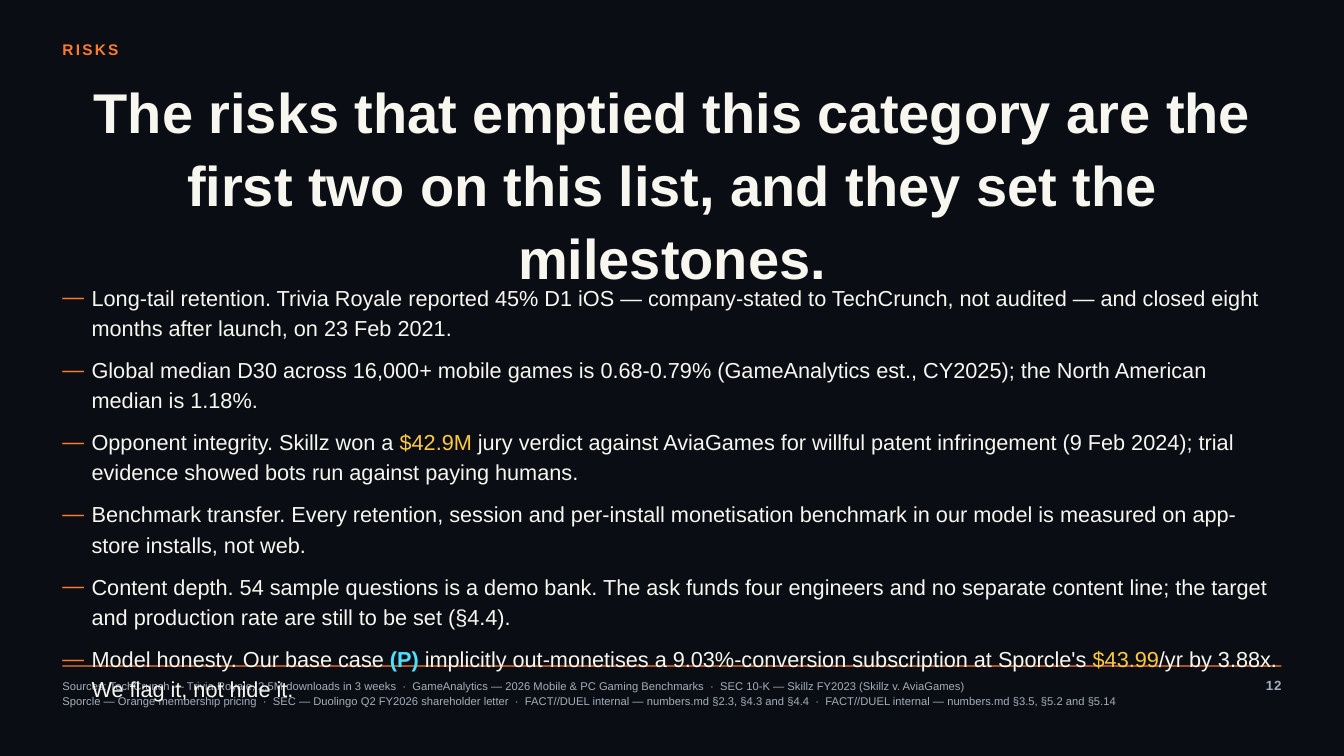
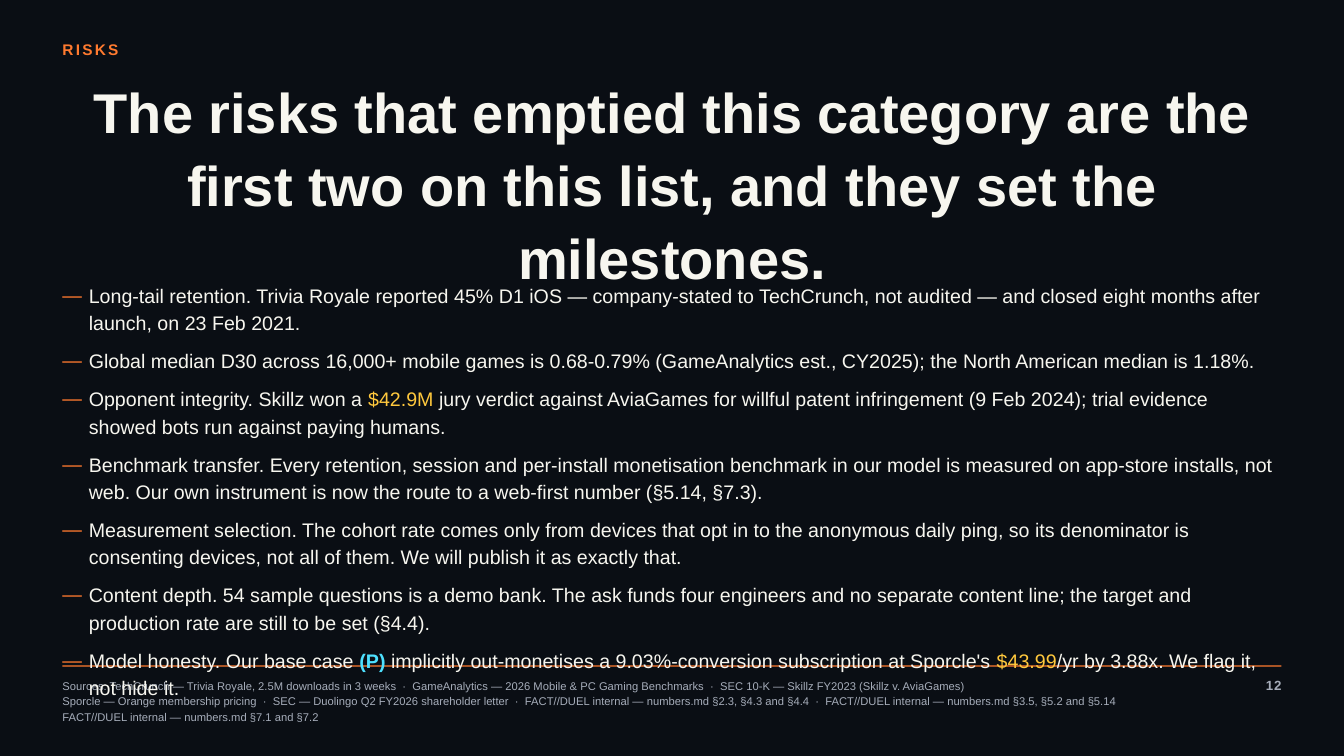
Before and after one commit to occult-kranti/fact-duel, a slide deck: slide 12 of public/product/investor/factduel-seed-deck.pptx. Drawn at 1344x756 pixels with LibreOffice and Linux fonts; fonts in the diff are those of the drawing. Boxes give left, top, right and bottom in pixels: in the first picture for what was removed or moved away, otherwise in the second. Text is boxed around its words. In the diff, an @@ line names an element or a change of style, - is before the commit and + after.

```diff
--- a/public/product/investor/factduel-seed-deck.pptx
+++ b/public/product/investor/factduel-seed-deck.pptx
@@ text at bbox=[89, 288, 1260, 700]: size 15.5 to 14 pt in "Long-tail retention. Trivia Royale reported 45% D1 ...", "Global median D30 across 16,000+ mobile games ...", "Opponent integrity. Skillz won a $42.9M jury ...", "Content depth. 54 sample questions is a ..." and 1 more places; indent changed @@
@@ text at bbox=[89, 457, 1272, 568]: text changed; size 15.5 to 14 pt @@
-— Benchmark transfer. Every retention, session and per-install monetisation benchmark in our model is measured on app-store installs, not web.
+— Benchmark transfer. Every retention, session and per-install monetisation benchmark in our model is measured on app-store installs, not web. Our own instrument is now the route to a web-first number (§5.14, §7.3).
+— Measurement selection. The cohort rate comes only from devices that opt in to the anonymous daily ping, so its denominator is consenting devices, not all of them. We will publish it as exactly that.
@@ text at bbox=[62, 713, 319, 722]: paragraph added @@
+FACT//DUEL internal — numbers.md §7.1 and §7.2
```
Also in this commit, not shown: 16 other slides changed, 1 slide added, 5 other files.
